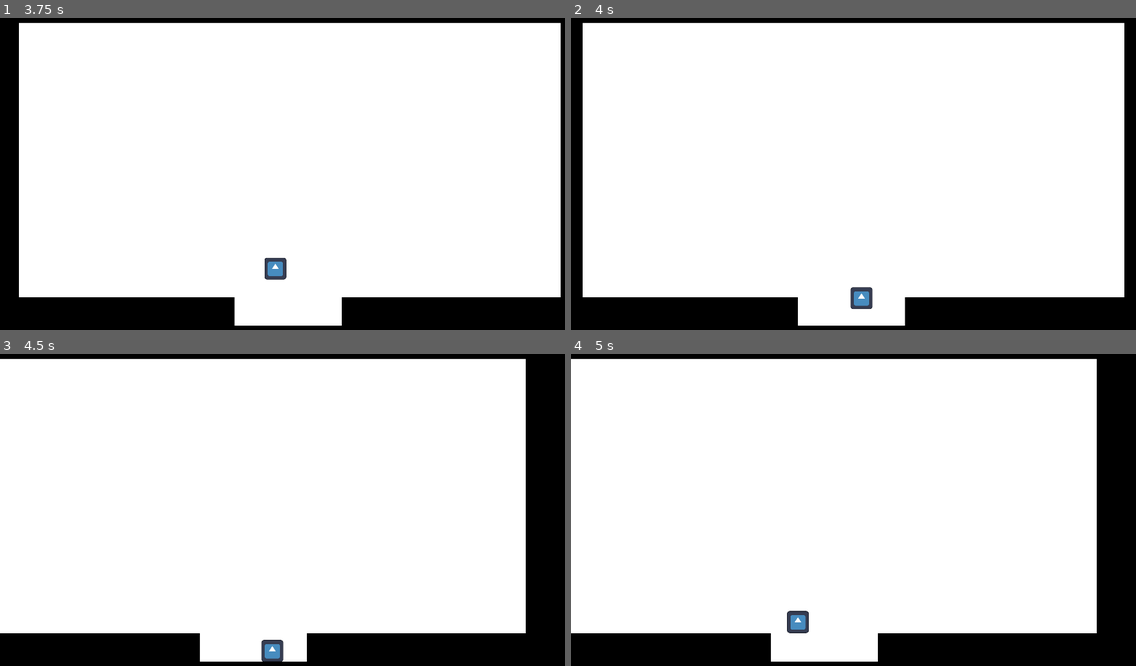
Above: before the commit, frames 1-4 (two rows, left to right).
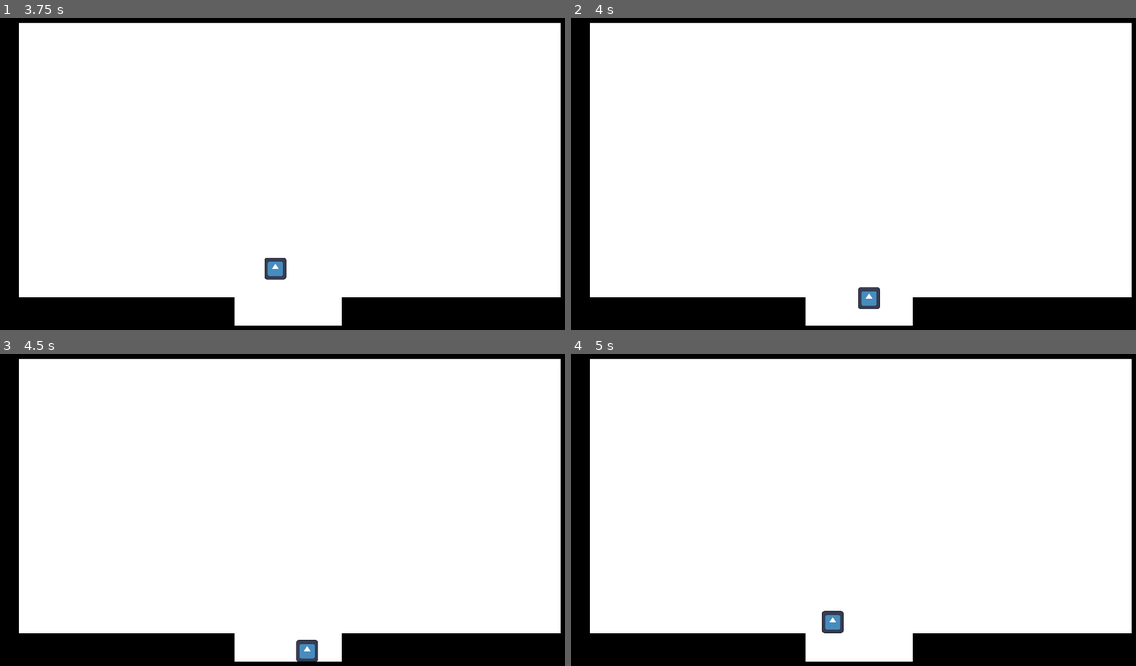
Above: after the commit, the same moments.

Repository: djfieldwpi/alt-ctrl-mqp
Game: Godot game, scene res://Empty.tscn
Two runs of this game, one before a commit and one after it. Both use one fixed random seed, a clock stepped at 60 frames per second and the inputs below. The engine's default icon, where the game draws it, is replaced by a stand-in: a white triangle on a blue panel in a dark square.
Inputs:
- Up to frame 1 (3.75 s): tap Enter (ui_accept) at 0.5, 0.77, 1.52, 3.02 s; hold Right (ui_right) 0.53-2.03 s; tap C (Detect Shadows) at 0.6, 2.1, 3.6 s; tap X (Lock Actors) at 1.35, 2.85 s; hold Left (ui_left) 2.03-2.78 s; hold Right (ui_right) from 2.78 s (still down)
- Up to frame 2 (4 s): keep holding Right (ui_right); tap Enter (ui_accept) at 3.77 s
- Up to frame 3 (4.5 s): release Right (ui_right) at 4.28 s; hold Left (ui_left) from 4.28 s (still down); tap X (Lock Actors) at 4.35 s
- Up to frame 4 (5 s): keep holding Left (ui_left); tap Enter (ui_accept) at 4.52 s

Frame 1 is identical in both runs. In frame 2, 2.8% of the frame differs, in the area x 2-100%, y 1-99%; in frame 3, 9.9%; in frame 4, 10%, in the area x 0-100%, y 1-99%.
Error in both runs: Attempt to call function 'get_as_text' in base 'null instance' on a null instance. (res://ShadowSpawn.gd:14)

Commit message:
Canvas layering test

Diff:
--- a/Godot Testing Projects/custom-shape-test/Empty.tscn
+++ b/Godot Testing Projects/custom-shape-test/Empty.tscn
@@ -13,7 +13,14 @@
 [node name="Node2D" type="Node2D" unique_id=9163234]
 script = ExtResource("1_rtlb2")
 
-[node name="ColorRect2" type="ColorRect" parent="." unique_id=1802788593]
+[node name="Camera2D" type="Camera2D" parent="." unique_id=1760644299]
+unique_name_in_owner = true
+position = Vector2(200, 528)
+script = ExtResource("4_3btp6")
+
+[node name="CanvasLayer1" type="CanvasLayer" parent="." unique_id=1323816392]
+
+[node name="ColorRect2" type="ColorRect" parent="CanvasLayer1" unique_id=1802788593]
 offset_left = -1098.0
 offset_top = -845.99994
 offset_right = -1058.4039
@@ -21,21 +28,24 @@
 scale = Vector2(107.47161, 69.69972)
 color = Color(0, 0, 0, 1)
 
-[node name="ColorRect" type="ColorRect" parent="." unique_id=1555780751]
+[node name="ColorRect" type="ColorRect" parent="CanvasLayer1" unique_id=1555780751]
 offset_left = -10.000004
 offset_top = 6.0
 offset_right = 29.596058
 offset_bottom = 46.0
 scale = Vector2(48.7882, 26.674467)
 
-[node name="StaticBody2D1" type="StaticBody2D" parent="." unique_id=448939243]
+[node name="CanvasLayer2" type="CanvasLayer" parent="." unique_id=1885289500]
+layer = 2
+
+[node name="StaticBody2D1" type="StaticBody2D" parent="CanvasLayer2" unique_id=448939243]
 position = Vector2(378, 1019)
 scale = Vector2(6.1984897, 1.1142262)
 
-[node name="CollisionShape2D" type="CollisionShape2D" parent="StaticBody2D1" unique_id=605752862]
+[node name="CollisionShape2D" type="CollisionShape2D" parent="CanvasLayer2/StaticBody2D1" unique_id=605752862]
 shape = SubResource("RectangleShape2D_ehts2")
 
-[node name="ColorRect" type="ColorRect" parent="StaticBody2D1/CollisionShape2D" unique_id=1773638122]
+[node name="ColorRect" type="ColorRect" parent="CanvasLayer2/StaticBody2D1/CollisionShape2D" unique_id=1773638122]
 offset_left = -64.0
 offset_top = -63.99994
 offset_right = -24.0
@@ -44,14 +54,14 @@
 color = Color(0, 0, 0, 1)
 metadata/_edit_use_anchors_ = true
 
-[node name="StaticBody2D2" type="StaticBody2D" parent="." unique_id=1212021800]
+[node name="StaticBody2D2" type="StaticBody2D" parent="CanvasLayer2" unique_id=1212021800]
 position = Vector2(1531, 1019)
 scale = Vector2(6.282187, 1.1142262)
 
-[node name="CollisionShape2D" type="CollisionShape2D" parent="StaticBody2D2" unique_id=889295619]
+[node name="CollisionShape2D" type="CollisionShape2D" parent="CanvasLayer2/StaticBody2D2" unique_id=889295619]
 shape = SubResource("RectangleShape2D_ehts2")
 
-[node name="ColorRect" type="ColorRect" parent="StaticBody2D2/CollisionShape2D" unique_id=538775711]
+[node name="ColorRect" type="ColorRect" parent="CanvasLayer2/StaticBody2D2/CollisionShape2D" unique_id=538775711]
 offset_left = -64.0
 offset_top = -63.99994
 offset_right = -24.0
@@ -60,14 +70,14 @@
 color = Color(0, 0, 0, 1)
 metadata/_edit_use_anchors_ = true
 
-[node name="StaticBody2D3" type="StaticBody2D" parent="." unique_id=1511356022]
+[node name="StaticBody2D3" type="StaticBody2D" parent="CanvasLayer2" unique_id=1511356022]
 position = Vector2(958, 16)
 scale = Vector2(15.260202, 0.3720482)
 
-[node name="CollisionShape2D" type="CollisionShape2D" parent="StaticBody2D3" unique_id=1254494576]
+[node name="CollisionShape2D" type="CollisionShape2D" parent="CanvasLayer2/StaticBody2D3" unique_id=1254494576]
 shape = SubResource("RectangleShape2D_ehts2")
 
-[node name="ColorRect" type="ColorRect" parent="StaticBody2D3/CollisionShape2D" unique_id=1014018515]
+[node name="ColorRect" type="ColorRect" parent="CanvasLayer2/StaticBody2D3/CollisionShape2D" unique_id=1014018515]
 offset_left = -64.0
 offset_top = -63.99994
 offset_right = -24.0
@@ -75,14 +85,14 @@
 scale = Vector2(3.1998363, 3.1999965)
 color = Color(0, 0, 0, 1)
 
-[node name="StaticBody2D4" type="StaticBody2D" parent="." unique_id=520122086]
+[node name="StaticBody2D4" type="StaticBody2D" parent="CanvasLayer2" unique_id=520122086]
 position = Vector2(1894, 491)
 scale = Vector2(0.6347389, 7.1751585)
 
-[node name="CollisionShape2D" type="CollisionShape2D" parent="StaticBody2D4" unique_id=1199408813]
+[node name="CollisionShape2D" type="CollisionShape2D" parent="CanvasLayer2/StaticBody2D4" unique_id=1199408813]
 shape = SubResource("RectangleShape2D_ehts2")
 
-[node name="ColorRect" type="ColorRect" parent="StaticBody2D4/CollisionShape2D" unique_id=1818022536]
+[node name="ColorRect" type="ColorRect" parent="CanvasLayer2/StaticBody2D4/CollisionShape2D" unique_id=1818022536]
 offset_left = -64.0
 offset_top = -63.99994
 offset_right = -24.0
@@ -90,14 +100,14 @@
 scale = Vector2(3.1998363, 3.1999965)
 color = Color(0, 0, 0, 1)
 
-[node name="StaticBody2D5" type="StaticBody2D" parent="." unique_id=200514683]
+[node name="StaticBody2D5" type="StaticBody2D" parent="CanvasLayer2" unique_id=200514683]
 position = Vector2(22, 491)
 scale = Vector2(0.63473886, 7.1751575)
 
-[node name="CollisionShape2D" type="CollisionShape2D" parent="StaticBody2D5" unique_id=1467739980]
+[node name="CollisionShape2D" type="CollisionShape2D" parent="CanvasLayer2/StaticBody2D5" unique_id=1467739980]
 shape = SubResource("RectangleShape2D_ehts2")
 
-[node name="ColorRect" type="ColorRect" parent="StaticBody2D5/CollisionShape2D" unique_id=1724343639]
+[node name="ColorRect" type="ColorRect" parent="CanvasLayer2/StaticBody2D5/CollisionShape2D" unique_id=1724343639]
 offset_left = -64.0
 offset_top = -63.99994
 offset_right = -24.0
@@ -105,14 +115,14 @@
 scale = Vector2(3.1998363, 3.1999965)
 color = Color(0, 0, 0, 1)
 
-[node name="StaticBody2D6" type="StaticBody2D" parent="." unique_id=1509395379]
+[node name="StaticBody2D6" type="StaticBody2D" parent="CanvasLayer2" unique_id=1509395379]
 position = Vector2(951, 1066)
 scale = Vector2(2.7802112, 0.3720482)
 
-[node name="CollisionShape2D" type="CollisionShape2D" parent="StaticBody2D6" unique_id=2075215791]
+[node name="CollisionShape2D" type="CollisionShape2D" parent="CanvasLayer2/StaticBody2D6" unique_id=2075215791]
 shape = SubResource("RectangleShape2D_ehts2")
 
-[node name="ColorRect" type="ColorRect" parent="StaticBody2D6/CollisionShape2D" unique_id=1903757357]
+[node name="ColorRect" type="ColorRect" parent="CanvasLayer2/StaticBody2D6/CollisionShape2D" unique_id=1903757357]
 offset_left = -64.0
 offset_top = -63.99994
 offset_right = -24.0
@@ -120,7 +130,10 @@
 scale = Vector2(3.1998363, 3.1999965)
 color = Color(0, 0, 0, 1)
 
-[node name="CharacterBody2D" type="CharacterBody2D" parent="." unique_id=608767919]
+[node name="CanvasLayer3" type="CanvasLayer" parent="." unique_id=203219526]
+layer = 3
+
+[node name="CharacterBody2D" type="CharacterBody2D" parent="CanvasLayer3" unique_id=608767919]
 unique_name_in_owner = true
 visibility_layer = 2
 position = Vector2(400, 908)
@@ -128,15 +141,10 @@
 safe_margin = 0.1
 script = ExtResource("2_ehts2")
 
-[node name="Sprite2D" type="Sprite2D" parent="CharacterBody2D" unique_id=930976368]
+[node name="Sprite2D" type="Sprite2D" parent="CanvasLayer3/CharacterBody2D" unique_id=930976368]
 scale = Vector2(0.2799155, 0.2799155)
 texture = ExtResource("1_coydh")
 
-[node name="CollisionShape2D" type="CollisionShape2D" parent="CharacterBody2D" unique_id=1117474713]
+[node name="CollisionShape2D" type="CollisionShape2D" parent="CanvasLayer3/CharacterBody2D" unique_id=1117474713]
 scale = Vector2(1.7847061, 1.7847061)
 shape = SubResource("RectangleShape2D_rtlb2")
-
-[node name="Camera2D" type="Camera2D" parent="." unique_id=1760644299]
-unique_name_in_owner = true
-position = Vector2(200, 528)
-script = ExtResource("4_3btp6")
